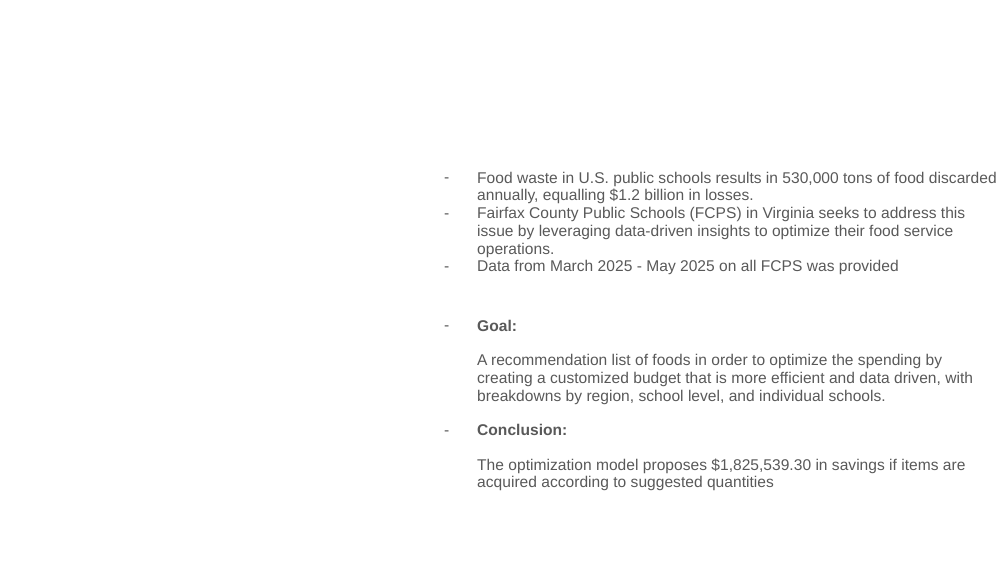
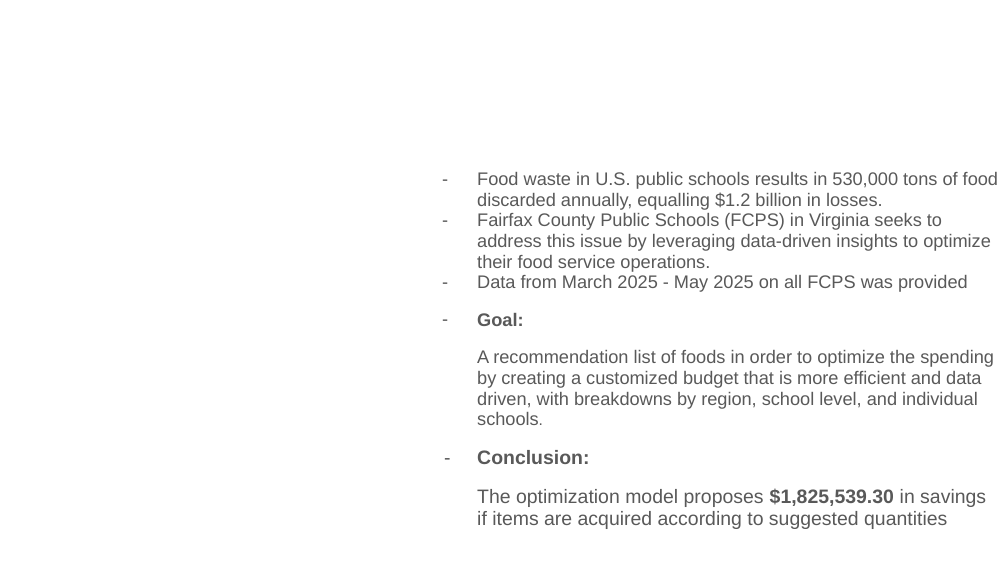
Before and after one commit to JupiK9/fall-2025-group2, a slide deck: slide 2 of presentation/Capstone Final Presentation.pptx. Drawn at 1008x567 pixels with LibreOffice and Linux fonts; fonts in the diff are those of the drawing; background and template pictures are left out. Boxes give left, top, right and bottom in pixels: in the first picture for what was removed or moved away, otherwise in the second. Text is boxed around its words. In the diff, an @@ line names an element or a change of style, - is before the commit and + after.

```diff
--- a/presentation/Capstone Final Presentation.pptx
+++ b/presentation/Capstone Final Presentation.pptx
@@ text "Food waste in U.S. public ..." at (477, 172, 998, 529): size 11.1 to 12.9 pt in "Food waste in U.S. public schools results ...", "Fairfax County Public Schools (FCPS) in Virginia ...", "Data from March 2025 - May 2025 ...", "Goal:" and 1 more places; size 11.1 to 13.9 pt in "Conclusion:", "The optimization model proposes $1,825,539.30 in savings ..."; bold on in "$1,825,539.30"; indent changed @@
```
Also in this commit, not shown: 5 other slides changed, 12 slides added, 5 slides removed.
